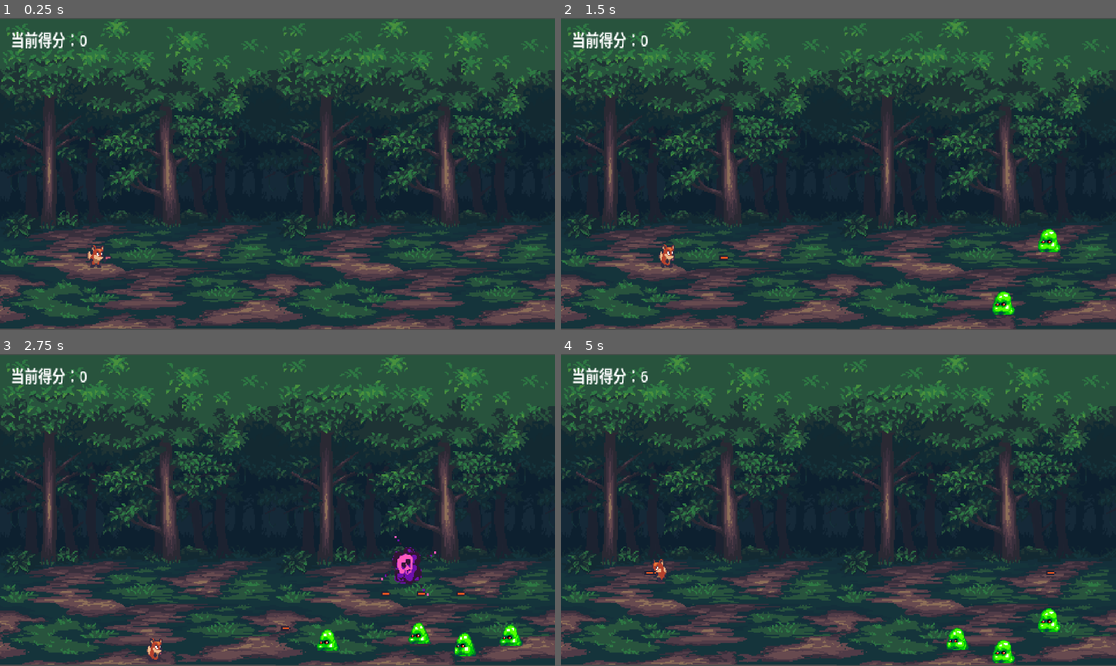
Above: before the commit, frames 1-4 (two rows, left to right).
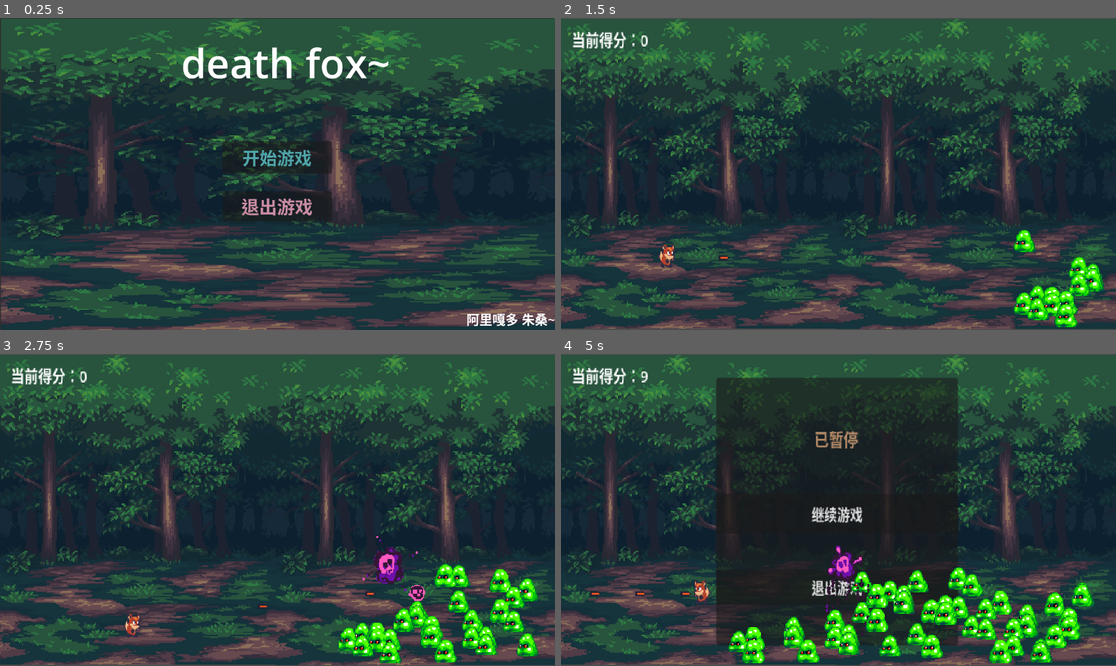
Above: after the commit, the same moments.

Repository: Stitch-1028/study_godot
Game: Godot game, scene res://主题页面/主题页面.tscn
The game is run twice, just before and just after one commit, with the same random seed, the same clock (stepped at 60 frames per second) and the same inputs. Before the commit the project starts from res://森林背景/sprite_2d.tscn.
Inputs (mouse positions are in pixels of both pictures, inside the frame that each line leads up to):
- Up to frame 1 (0.25 s): no input
- Up to frame 2 (1.5 s): click (838, 158) at 0.5 s, where only the run after the commit has a clickable "开始游戏"; hold D (right) from 1.28 s (still down); hold J (shot) from 1.28 s (still down)
- Up to frame 3 (2.75 s): tap Space (space) at 1.55, 2.1 s; release D (right) at 2.03 s; release J (shot) at 2.03 s; hold S (down) from 2.03 s (still down); tap J (shot) at 2.3 s
- Up to frame 4 (5 s): release S (down) at 2.78 s; hold D (right) 2.78-3.53 s; hold J (shot) 2.78-3.53 s; tap Space (space) at 3.05, 3.6, 4.55 s; hold W (up) 3.53-4.28 s; tap J (shot) at 3.8 s; hold A (left) from 4.28 s (still down); hold J (shot) from 4.28 s (still down); tap Escape (ESC, bound only after the commit) at 4.9 s

The runs differ from the first frame. In frame 1, 43% of the frame differs, in the area x 0-100%, y 0-100%; in frame 2, 2.3%; in frame 3, 6.3%; in frame 4, 23%.

Commit message:
feat: 添加超级外挂

Diff:
--- a/射击小狐狸/project.godot
+++ b/射击小狐狸/project.godot
@@ -11,7 +11,7 @@
 [application]
 
 config/name="射击小狐狸"
-run/main_scene="uid://x5tjaceap8rl"
+run/main_scene="uid://bc15gnymboo48"
 config/features=PackedStringArray("4.4", "GL Compatibility")
 config/icon="res://icon.svg"
 
@@ -47,6 +47,11 @@
 "events": [Object(InputEventKey,"resource_local_to_scene":false,"resource_name":"","device":0,"window_id":0,"alt_presse …(189 unchanged characters)…
 ]
 }
+ESC={
+"deadzone": 0.2,
+"events": [Object(InputEventKey,"resource_local_to_scene":false,"resource_name":"","device":0,"window_id":0,"alt_pressed":false,"shift_pressed":false,"ctrl_pressed":false,"meta_pressed":false,"pressed":false,"keycode":0,"physical_keycode":4194305,"key_label":0,"unicode":0,"location":0,"echo":false,"script":null)
+]
+}
 
 [rendering]
 
--- a/射击小狐狸/script/player.gd
+++ b/射击小狐狸/script/player.gd
@@ -5,6 +5,7 @@
 var is_flip_h = false
 var last_shot_time = 0.0  # 上一次发射子弹的时间
 const SHOT_INTERVAL = 0.2  # 发射间隔时间（秒）
+const BIG_SHOT_INTERVAL = 2.0
 # 所有敌人停止移动
 signal every_stop
 # 发射子弹
@@ -21,13 +22,10 @@
 func _physics_process(delta: float) -> void:
 	if not is_game_over:
 		if Input.is_action_pressed("shot"):
-			# 计算当前时间
-			var current_time = Time.get_ticks_msec()  / 1000.0  # 将毫秒转换为秒
-			 # 检查是否达到发射间隔
-			if current_time - last_shot_time >= SHOT_INTERVAL:
-				shot_bullet.emit(position.x,position.y)
-				$shot_music.play(0.1)
-				last_shot_time = current_time
+			create_bullet()
+#		玉米加农炮
+		if Input.is_action_just_pressed("space"):
+			create_bullet({"is_penetrate":true,"big":true,'speed':100})
 #		如果点击 ← 则玩家面相左 反之则向右
 		if Input.is_action_just_pressed("left"):
 			is_flip_h = true
@@ -35,8 +33,6 @@
 			is_flip_h = false
 		velocity = Input.get_vector("left","right","up","down") * speed
 		$AnimatedSprite2D.set_flip_h(is_flip_h)
-		if Input.is_action_just_pressed("space"):
-			speed += 100
 
 		if velocity == Vector2.ZERO:
 			$AnimatedSprite2D.play("idle")
@@ -56,3 +52,29 @@
 #	释放信号，将有史莱姆全部停止移动
 	await get_tree().create_timer(3).timeout
 	get_tree().reload_current_scene()
+
+func create_bullet(config = {}):
+
+	var default_config = {
+		'big':false,
+		'time':1000.0,
+		"is_penetrate":false,
+		'x':position.x,
+		'y':position.y
+	}
+	default_config.merge(config,true)
+
+# 计算当前时间
+	var current_time = Time.get_ticks_msec()  / default_config.get("time")  # 将毫秒转换为秒
+	print('当前时间',current_time)
+	print('上次发射时间',last_shot_time)
+	 # 检查是否达到发射间隔
+	var INTERVAL
+	if default_config.get('big'):
+		INTERVAL = BIG_SHOT_INTERVAL
+	else:
+		INTERVAL = SHOT_INTERVAL
+	if current_time - last_shot_time >= INTERVAL:
+		shot_bullet.emit(default_config)
+		$shot_music.play(0.1)
+		last_shot_time = current_time
--- /dev/null
+++ b/射击小狐狸/主题页面/主题页面.tscn
@@ -0,0 +1,64 @@
+[gd_scene load_steps=3 format=3 uid="uid://bc15gnymboo48"]
+
+[ext_resource type="Script" uid="uid://bn76y5y7dr74" path="res://主题页面/背景面板.gd" id="1_etvdg"]
+[ext_resource type="Texture2D" uid="uid://yme8d0fb44rr" path="res://AssetBundle/Sprites/ForestBackground.png" id="1_fd04f"]
+
+[node name="主题页面" type="CanvasLayer"]
+layer = 100
+
+[node name="背景面板" type="Panel" parent="."]
+offset_right = 1152.0
+offset_bottom = 648.0
+script = ExtResource("1_etvdg")
+
+[node name="Sprite2D" type="Sprite2D" parent="背景面板"]
+position = Vector2(577, 324.5)
+scale = Vector2(4.79167, 2.31071)
+texture = ExtResource("1_fd04f")
+
+[node name="游戏名称" type="Label" parent="背景面板"]
+layout_mode = 0
+offset_left = 376.0
+offset_top = 35.0
+offset_right = 762.0
+offset_bottom = 150.0
+theme_override_font_sizes/font_size = 84
+text = "death fox~"
+horizontal_alignment = 1
+vertical_alignment = 1
+
+[node name="开始游戏" type="Button" parent="背景面板"]
+layout_mode = 0
+offset_left = 462.0
+offset_top = 256.0
+offset_right = 689.0
+offset_bottom = 323.0
+theme_override_colors/font_hover_pressed_color = Color(0.173046, 0.70575, 0.73503, 1)
+theme_override_colors/icon_focus_color = Color(0.172549, 0.705882, 0.733333, 1)
+theme_override_colors/font_color = Color(0.318035, 0.650503, 0.66578, 1)
+theme_override_font_sizes/font_size = 36
+text = "开始游戏"
+
+[node name="退出游戏" type="Button" parent="背景面板"]
+layout_mode = 0
+offset_left = 462.0
+offset_top = 360.0
+offset_right = 689.0
+offset_bottom = 419.0
+theme_override_colors/font_hover_color = Color(0.952451, 0.774781, 0.790979, 1)
+theme_override_colors/icon_focus_color = Color(0.952941, 0.776471, 0.792157, 1)
+theme_override_colors/font_color = Color(0.792977, 0.554386, 0.641825, 1)
+theme_override_font_sizes/font_size = 37
+text = "退出游戏"
+
+[node name="至朱桑" type="Label" parent="背景面板"]
+layout_mode = 0
+offset_left = 968.0
+offset_top = 605.0
+offset_right = 1152.0
+offset_bottom = 642.0
+theme_override_font_sizes/font_size = 27
+text = "阿里嘎多 朱桑~"
+
+[connection signal="pressed" from="背景面板/开始游戏" to="背景面板" method="_on_开始游戏_pressed"]
+[connection signal="pressed" from="背景面板/退出游戏" to="背景面板" method="_on_退出游戏_pressed"]
--- /dev/null
+++ b/射击小狐狸/主题页面/背景面板.gd
@@ -0,0 +1,22 @@
+extends Panel
+
+
+# Called when the node enters the scene tree for the first time.
+func _ready() -> void:
+	pass # Replace with function body.
+
+
+# Called every frame. 'delta' is the elapsed time since the previous frame.
+func _process(delta: float) -> void:
+	pass
+
+
+func _on_开始游戏_pressed() -> void:
+	get_tree().change_scene_to_file("res://森林背景/主场景.tscn")
+	print("开始游戏啦")
+	pass # Replace with function body.
+
+
+func _on_退出游戏_pressed() -> void:
+	print("退出游戏啦")
+	pass # Replace with function body.
--- a/射击小狐狸/史莱姆/slimer.gd
+++ b/射击小狐狸/史莱姆/slimer.gd
@@ -25,7 +25,9 @@
 		$shot_donw.play()
 		$AnimatedSprite2D.play("die")
 		slimer_speed = 0
-		area.queue_free()
+#		如果子弹具有穿透性则不会消失
+		if not area.config.get('is_penetrate'):
+			area.queue_free()
 		await get_tree().create_timer(1).timeout
 		queue_free()
 		get_point.emit()
--- a/射击小狐狸/子弹/bullet.gd
+++ b/射击小狐狸/子弹/bullet.gd
@@ -1,7 +1,17 @@
 extends Area2D
 
 @export var x_position = 'right'
-var is_bullet = true
+#var is_bullet = true
+# 子弹的属性
+var config = {
+#	默认速度
+	'speed':300,
+	"is_bullet":true,
+#	穿透属性
+	"is_penetrate":false,
+#	玉米加农炮
+	"big":false
+}
 # Called when the node enters the scene tree for the first time.
 func _ready() -> void:
 	set_meta("type","Bullet")
@@ -11,8 +21,11 @@
 func _physics_process(delta: float) -> void:
 	position += Vector2(get_bullet_speed(),0)  * delta
 
+	if config.get('big'):
+		scale = Vector2(15,15)
+
 func get_bullet_speed() -> int:
 	if x_position == 'right':
-		return 300
+		return config.get('speed')
 	else:
-		return -300
+		return -config.get('speed')
--- a/射击小狐狸/子弹/bullet.tscn
+++ b/射击小狐狸/子弹/bullet.tscn
@@ -11,10 +11,9 @@
 metadata/_edit_group_ = true
 
 [node name="CollisionShape2D" type="CollisionShape2D" parent="."]
-position = Vector2(-0.5, 0)
 shape = SubResource("RectangleShape2D_7m0y4")
 
 [node name="Sprite2D" type="Sprite2D" parent="."]
-position = Vector2(-3.8147e-06, 0)
-scale = Vector2(1.833, 1.391)
+position = Vector2(-0.250502, -0.04325)
+scale = Vector2(1.9165, 1.36217)
 texture = ExtResource("1_3g58s")
--- a/射击小狐狸/森林背景/sprite_2d.tscn
+++ /dev/null
@@ -1,106 +0,0 @@
-[gd_scene load_steps=11 format=3 uid="uid://x5tjaceap8rl"]
-
-[ext_resource type="Texture2D" uid="uid://yme8d0fb44rr" path="res://AssetBundle/Sprites/ForestBackground.png" id="1_ttc4g"]
-[ext_resource type="Script" uid="uid://cfs5f3ud1vh20" path="res://森林背景/主场景.gd" id="1_wsb3a"]
-[ext_resource type="PackedScene" uid="uid://dteeksbba18su" path="res://player/player.tscn" id="2_mispn"]
-[ext_resource type="Script" uid="uid://1sxy6vjf40qi" path="res://森林背景/监测子弹碰撞区域.gd" id="3_huqkv"]
-[ext_resource type="Script" uid="uid://bydx40h77v4ei" path="res://森林背景/计分板.gd" id="5_huqkv"]
-
-[sub_resource type="WorldBoundaryShape2D" id="WorldBoundaryShape2D_mispn"]
-distance = -1.08865
-
-[sub_resource type="WorldBoundaryShape2D" id="WorldBoundaryShape2D_rel1y"]
-distance = -0.870911
-
-[sub_resource type="WorldBoundaryShape2D" id="WorldBoundaryShape2D_21hmk"]
-
-[sub_resource type="WorldBoundaryShape2D" id="WorldBoundaryShape2D_huqkv"]
-
-[sub_resource type="RectangleShape2D" id="RectangleShape2D_21hmk"]
-size = Vector2(8.42104, 281.306)
-
-[node name="Sprite2D" type="Node2D"]
-y_sort_enabled = true
-position = Vector2(228, 323.5)
-scale = Vector2(1.9, 2.29643)
-script = ExtResource("1_wsb3a")
-
-[node name="background1" type="Sprite2D" parent="."]
-z_index = -1
-position = Vector2(-272.5, -140.435)
-scale = Vector2(1.25768, 1)
-texture = ExtResource("1_ttc4g")
-metadata/_edit_lock_ = true
-
-[node name="background2" type="Sprite2D" parent="."]
-z_index = -1
-position = Vector2(31.4474, -140.435)
-scale = Vector2(1.27522, 1.00078)
-texture = ExtResource("1_ttc4g")
-metadata/_edit_lock_ = true
-
-[node name="Camera2D" type="Camera2D" parent="."]
-position = Vector2(-119.474, -140.435)
-metadata/_edit_lock_ = true
-
-[node name="Player" parent="." instance=ExtResource("2_mispn")]
-position = Vector2(-316.316, -71.633)
-
-[node name="空气墙" type="Node2D" parent="."]
-metadata/_edit_lock_ = true
-
-[node name="StaticBody2D" type="StaticBody2D" parent="空气墙"]
-
-[node name="CollisionShape2D" type="CollisionShape2D" parent="空气墙/StaticBody2D"]
-position = Vector2(-118.947, -0.217729)
-shape = SubResource("WorldBoundaryShape2D_mispn")
-
-[node name="StaticBody2D2" type="StaticBody2D" parent="空气墙"]
-
-[node name="CollisionShape2D" type="CollisionShape2D" parent="空气墙/StaticBody2D2"]
-position = Vector2(-119.474, -97.7605)
-rotation = 3.14159
-shape = SubResource("WorldBoundaryShape2D_rel1y")
-
-[node name="StaticBody2D3" type="StaticBody2D" parent="空气墙"]
-
-[node name="CollisionShape2D" type="CollisionShape2D" parent="空气墙/StaticBody2D3"]
-position = Vector2(-423.158, -67.7138)
-rotation = 1.5708
-shape = SubResource("WorldBoundaryShape2D_21hmk")
-
-[node name="StaticBody2D4" type="StaticBody2D" parent="空气墙"]
-
-[node name="CollisionShape2D" type="CollisionShape2D" parent="空气墙/StaticBody2D4"]
-position = Vector2(184.737, -67.7138)
-rotation = 4.71239
-shape = SubResource("WorldBoundaryShape2D_huqkv")
-
-[node name="监测子弹碰撞区域" type="Area2D" parent="."]
-position = Vector2(0.526316, -0.217729)
-script = ExtResource("3_huqkv")
-
-[node name="CollisionShape2D_right" type="CollisionShape2D" parent="监测子弹碰撞区域"]
-position = Vector2(191.579, -140.871)
-shape = SubResource("RectangleShape2D_21hmk")
-
-[node name="CollisionShape2D_left" type="CollisionShape2D" parent="监测子弹碰撞区域"]
-position = Vector2(-434.211, -140.218)
-shape = SubResource("RectangleShape2D_21hmk")
-
-[node name="定时生成史莱姆" type="Timer" parent="."]
-wait_time = 0.5
-autostart = true
-
-[node name="计分板" type="Label" parent="."]
-offset_left = -410.526
-offset_top = -273.686
-offset_right = -319.526
-offset_bottom = -250.686
-theme_override_font_sizes/font_size = 15
-script = ExtResource("5_huqkv")
-
-[connection signal="shot_bullet" from="Player" to="." method="_on_player_shot_bullet"]
-[connection signal="area_entered" from="监测子弹碰撞区域" to="监测子弹碰撞区域" method="_on_area_entered"]
-[connection signal="body_entered" from="监测子弹碰撞区域" to="监测子弹碰撞区域" method="_on_body_entered"]
-[connection signal="timeout" from="定时生成史莱姆" to="." method="_on_定时生成史莱姆_timeout"]
--- a/射击小狐狸/森林背景/主场景.gd
+++ b/射击小狐狸/森林背景/主场景.gd
@@ -5,18 +5,28 @@
 # Called when the node enters the scene tree for the first time.
 var label_node:Label
 var player : CharacterBody2D
+var is_stop = false
 func _ready() -> void:
 	label_node = get_node("计分板")
 	player = get_node("Player")
 	$"定时生成史莱姆".start()
+	$"暂停背景".game_running()
+
+func _physics_process(delta: float) -> void:
+	pass
+
+func _input(event: InputEvent) -> void:
+	if event.is_action_pressed("ESC"):
+		get_tree().paused = true
+		$"暂停背景".game_stop()
 
 
-func _process(delta: float) -> void:
-	pass
-
-
-func _on_player_shot_bullet(x,y) -> void:
+func _on_player_shot_bullet(config : Dictionary) -> void:
+	var x = config.get('x')
+	var y = config.get('y')
 	var bullet = bullet_scene.instantiate()
+	bullet.config.merge(config,true)
+	#bullet_scene.config.is_penetrate = config.get('is_penetrate')
 #	如果人物面相 ← 则弹向左边飞 之则向右
 	if $Player.is_flip_h:
 		bullet.x_position = 'left'
--- /dev/null
+++ b/射击小狐狸/森林背景/主场景.tscn
@@ -0,0 +1,151 @@
+[gd_scene load_steps=12 format=3 uid="uid://x5tjaceap8rl"]
+
+[ext_resource type="Script" uid="uid://cfs5f3ud1vh20" path="res://森林背景/主场景.gd" id="1_2pavc"]
+[ext_resource type="Texture2D" uid="uid://yme8d0fb44rr" path="res://AssetBundle/Sprites/ForestBackground.png" id="2_76x8b"]
+[ext_resource type="PackedScene" uid="uid://dteeksbba18su" path="res://player/player.tscn" id="3_38y2f"]
+[ext_resource type="Script" uid="uid://1sxy6vjf40qi" path="res://森林背景/监测子弹碰撞区域.gd" id="4_oojlx"]
+[ext_resource type="Script" uid="uid://bydx40h77v4ei" path="res://森林背景/计分板.gd" id="5_xq14e"]
+[ext_resource type="Script" uid="uid://b8kca5qtbk1t8" path="res://森林背景/暂停背景.gd" id="6_76x8b"]
+
+[sub_resource type="WorldBoundaryShape2D" id="WorldBoundaryShape2D_mispn"]
+distance = -1.08865
+
+[sub_resource type="WorldBoundaryShape2D" id="WorldBoundaryShape2D_rel1y"]
+distance = -0.870911
+
+[sub_resource type="WorldBoundaryShape2D" id="WorldBoundaryShape2D_21hmk"]
+
+[sub_resource type="WorldBoundaryShape2D" id="WorldBoundaryShape2D_huqkv"]
+
+[sub_resource type="RectangleShape2D" id="RectangleShape2D_21hmk"]
+size = Vector2(8.42104, 281.306)
+
+[node name="Sprite2D" type="Node2D"]
+process_mode = 1
+y_sort_enabled = true
+position = Vector2(228, 323.5)
+scale = Vector2(1.9, 2.29643)
+script = ExtResource("1_2pavc")
+
+[node name="background1" type="Sprite2D" parent="."]
+z_index = -1
+position = Vector2(-272.5, -140.435)
+scale = Vector2(1.25768, 1)
+texture = ExtResource("2_76x8b")
+metadata/_edit_lock_ = true
+
+[node name="background2" type="Sprite2D" parent="."]
+z_index = -1
+position = Vector2(31.4474, -140.435)
+scale = Vector2(1.27522, 1.00078)
+texture = ExtResource("2_76x8b")
+metadata/_edit_lock_ = true
+
+[node name="Camera2D" type="Camera2D" parent="."]
+position = Vector2(-119.474, -140.435)
+metadata/_edit_lock_ = true
+
+[node name="Player" parent="." instance=ExtResource("3_38y2f")]
+position = Vector2(-316.316, -71.633)
+
+[node name="空气墙" type="Node2D" parent="."]
+metadata/_edit_lock_ = true
+
+[node name="StaticBody2D" type="StaticBody2D" parent="空气墙"]
+
+[node name="CollisionShape2D" type="CollisionShape2D" parent="空气墙/StaticBody2D"]
+position = Vector2(-118.947, -0.217729)
+shape = SubResource("WorldBoundaryShape2D_mispn")
+
+[node name="StaticBody2D2" type="StaticBody2D" parent="空气墙"]
+
+[node name="CollisionShape2D" type="CollisionShape2D" parent="空气墙/StaticBody2D2"]
+position = Vector2(-119.474, -97.7605)
+rotation = 3.14159
+shape = SubResource("WorldBoundaryShape2D_rel1y")
+
+[node name="StaticBody2D3" type="StaticBody2D" parent="空气墙"]
+
+[node name="CollisionShape2D" type="CollisionShape2D" parent="空气墙/StaticBody2D3"]
+position = Vector2(-423.158, -67.7138)
+rotation = 1.5708
+shape = SubResource("WorldBoundaryShape2D_21hmk")
+
+[node name="StaticBody2D4" type="StaticBody2D" parent="空气墙"]
+
+[node name="CollisionShape2D" type="CollisionShape2D" parent="空气墙/StaticBody2D4"]
+position = Vector2(184.737, -67.7138)
+rotation = 4.71239
+shape = SubResource("WorldBoundaryShape2D_huqkv")
+
+[node name="监测子弹碰撞区域" type="Area2D" parent="."]
+position = Vector2(0.526316, -0.217729)
+script = ExtResource("4_oojlx")
+
+[node name="CollisionShape2D_right" type="CollisionShape2D" parent="监测子弹碰撞区域"]
+position = Vector2(251.053, -140.218)
+shape = SubResource("RectangleShape2D_21hmk")
+
+[node name="CollisionShape2D_left" type="CollisionShape2D" parent="监测子弹碰撞区域"]
+position = Vector2(-493.684, -140.218)
+shape = SubResource("RectangleShape2D_21hmk")
+
+[node name="定时生成史莱姆" type="Timer" parent="."]
+wait_time = 0.15
+autostart = true
+
+[node name="定时生成史莱姆2" type="Timer" parent="."]
+wait_time = 0.15
+autostart = true
+
+[node name="计分板" type="Label" parent="."]
+offset_left = -410.526
+offset_top = -273.686
+offset_right = -319.526
+offset_bottom = -250.686
+theme_override_font_sizes/font_size = 15
+script = ExtResource("5_xq14e")
+
+[node name="暂停背景" type="Panel" parent="."]
+process_mode = 3
+offset_left = -253.0
+offset_top = -260.0
+offset_right = 11.0
+offset_bottom = -18.0
+script = ExtResource("6_76x8b")
+
+[node name="Label" type="Label" parent="暂停背景"]
+layout_mode = 0
+offset_left = -0.157904
+offset_top = 39.0048
+offset_right = 263.842
+offset_bottom = 72.0048
+theme_override_colors/font_color = Color(0.711915, 0.541523, 0.407078, 1)
+theme_override_font_sizes/font_size = 16
+text = "已暂停"
+horizontal_alignment = 1
+vertical_alignment = 1
+
+[node name="继续游戏" type="Button" parent="暂停背景"]
+layout_mode = 0
+offset_top = 105.0
+offset_right = 264.0
+offset_bottom = 141.0
+theme_override_font_sizes/font_size = 14
+text = "继续游戏"
+
+[node name="退出游戏" type="Button" parent="暂停背景"]
+layout_mode = 0
+offset_top = 174.0
+offset_right = 264.0
+offset_bottom = 205.0
+theme_override_font_sizes/font_size = 14
+text = "退出游戏"
+
+[connection signal="shot_bullet" from="Player" to="." method="_on_player_shot_bullet"]
+[connection signal="area_entered" from="监测子弹碰撞区域" to="监测子弹碰撞区域" method="_on_area_entered"]
+[connection signal="body_entered" from="监测子弹碰撞区域" to="监测子弹碰撞区域" method="_on_body_entered"]
+[connection signal="timeout" from="定时生成史莱姆" to="." method="_on_定时生成史莱姆_timeout"]
+[connection signal="timeout" from="定时生成史莱姆2" to="." method="_on_定时生成史莱姆_timeout"]
+[connection signal="pressed" from="暂停背景/继续游戏" to="暂停背景" method="_on_继续游戏_pressed"]
+[connection signal="pressed" from="暂停背景/退出游戏" to="暂停背景" method="_on_退出游戏_pressed"]
--- /dev/null
+++ b/射击小狐狸/森林背景/暂停背景.gd
@@ -0,0 +1,22 @@
+extends Panel
+
+
+# Called every frame. 'delta' is the elapsed time since the previous frame.
+func _process(delta: float) -> void:
+	pass
+
+func game_stop():
+	show()
+	get_tree().paused = true
+
+func game_running():
+	hide()
+	get_tree().paused = false
+
+
+func _on_继续游戏_pressed() -> void:
+	game_running()
+
+
+func _on_退出游戏_pressed() -> void:
+	get_tree().quit()
Not shown, added: 射击小狐狸/主题页面/背景面板.gd.uid
Not shown, added: 射击小狐狸/森林背景/暂停背景.gd.uid
Not shown, added: 射击小狐狸/森林背景/主场景.tscn6545969935.tmp
Not shown, added: 射击小狐狸/森林背景/主场景.tscn6563569644.tmp
